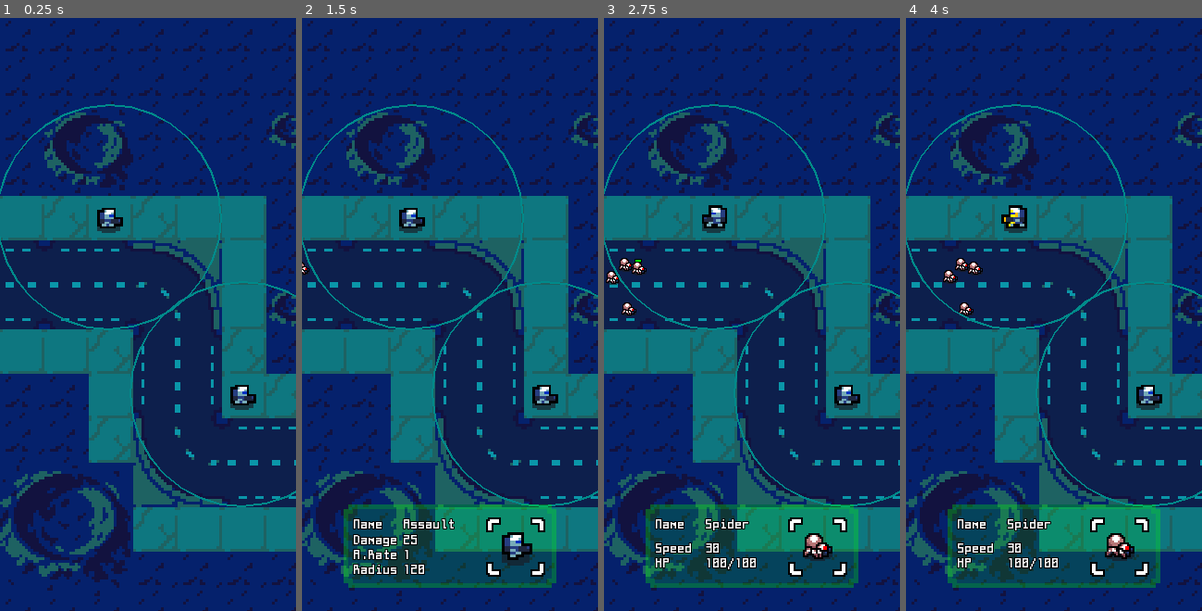
Above: before the commit, frames 1-4 (left to right).
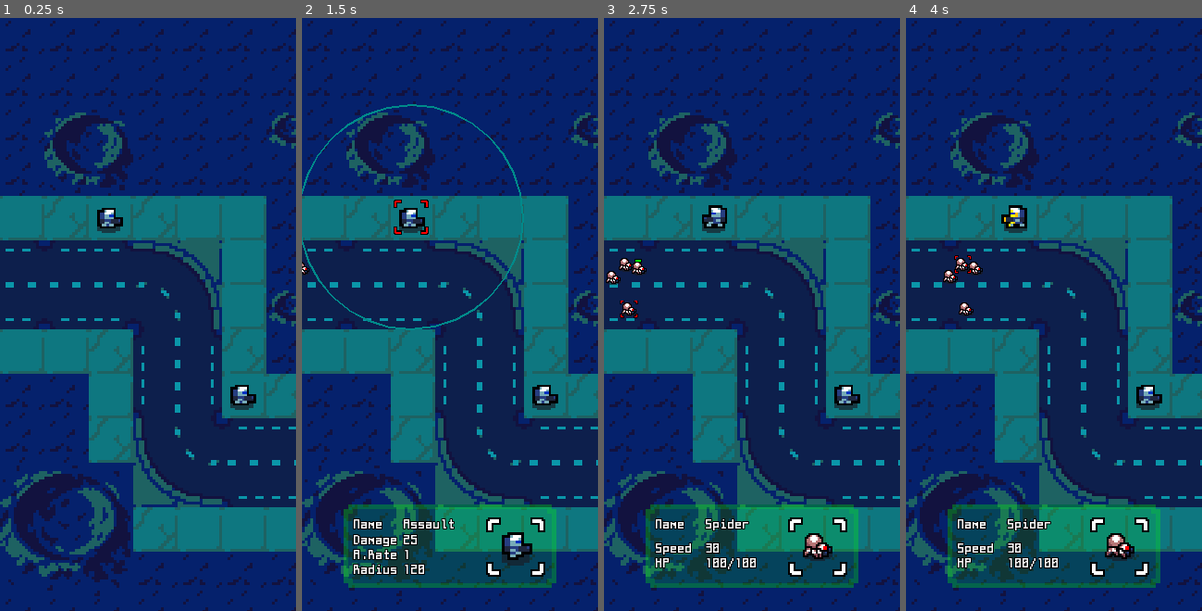
Above: after the commit, the same moments.

Repository: UnknownNPC/RoboTD
Game: Godot game, scene res://scenes/Main.tscn
Same seed, same stepped clock (60 frames per second), same inputs: the game is played once before the commit and once after it.
Inputs (mouse positions are in pixels of both pictures, inside the frame that each line leads up to):
- Up to frame 1 (0.25 s): no input
- Up to frame 2 (1.5 s): move the mouse to (544, 391) at 0.52 s; click (544, 391) at 0.67 s; move the mouse to (411, 219) at 1.27 s; click (411, 219) at 1.42 s
- Up to frame 3 (2.75 s): move the mouse to (606, 308) at 2.02 s; click (606, 308) at 2.17 s
- Up to frame 4 (4 s): move the mouse to (941, 267) at 2.77 s; click (941, 267) at 2.92 s; move the mouse to (950, 267) at 3.52 s; click (950, 267) at 3.67 s

The runs differ from the first frame. In frame 1, 1.1% of the frame differs, in the area x 0-100%, y 14-83%; in frame 2, 0.6%; in frame 3, 1.1%; in frame 4, 1.1%.

Commit message:
Refactoring

Diff:
--- a/project.godot
+++ b/project.godot
@@ -13,6 +13,10 @@
 config/name="RoboTD"
 run/main_scene="res://scenes/Main.tscn"
 config/icon="res://icon.png"
+
+[autoload]
+
+Utils="*res://scripts/Utils.gd"
 
 [display]
 
--- /dev/null
+++ b/scenes/UI/ClickArea.tscn
@@ -0,0 +1,75 @@
+[gd_scene load_steps=3 format=2]
+
+[ext_resource path="res://tiles/UI/rect/selection-cursor.png" type="Texture" id=1]
+
+[sub_resource type="TileSet" id=1]
+1/name = "selection-cursor.png 1"
+1/texture = ExtResource( 1 )
+1/tex_offset = Vector2( 0, 0 )
+1/modulate = Color( 1, 1, 1, 1 )
+1/region = Rect2( 32, 0, 8, 8 )
+1/tile_mode = 0
+1/occluder_offset = Vector2( 0, 0 )
+1/navigation_offset = Vector2( 0, 0 )
+1/shape_offset = Vector2( 0, 0 )
+1/shape_transform = Transform2D( 1, 0, 0, 1, 0, 0 )
+1/shape_one_way = false
+1/shape_one_way_margin = 0.0
+1/shapes = [  ]
+1/z_index = 0
+2/name = "selection-cursor.png 2"
+2/texture = ExtResource( 1 )
+2/tex_offset = Vector2( 0, 0 )
+2/modulate = Color( 1, 1, 1, 1 )
+2/region = Rect2( 40, 0, 8, 8 )
+2/tile_mode = 0
+2/occluder_offset = Vector2( 0, 0 )
+2/navigation_offset = Vector2( 0, 0 )
+2/shape_offset = Vector2( 0, 0 )
+2/shape_transform = Transform2D( 1, 0, 0, 1, 0, 0 )
+2/shape_one_way = false
+2/shape_one_way_margin = 0.0
+2/shapes = [  ]
+2/z_index = 0
+3/name = "selection-cursor.png 3"
+3/texture = ExtResource( 1 )
+3/tex_offset = Vector2( 0, 0 )
+3/modulate = Color( 1, 1, 1, 1 )
+3/region = Rect2( 48, 0, 8, 8 )
+3/tile_mode = 0
+3/occluder_offset = Vector2( 0, 0 )
+3/navigation_offset = Vector2( 0, 0 )
+3/shape_offset = Vector2( 0, 0 )
+3/shape_transform = Transform2D( 1, 0, 0, 1, 0, 0 )
+3/shape_one_way = false
+3/shape_one_way_margin = 0.0
+3/shapes = [  ]
+3/z_index = 0
+4/name = "selection-cursor.png 4"
+4/texture = ExtResource( 1 )
+4/tex_offset = Vector2( 0, 0 )
+4/modulate = Color( 1, 1, 1, 1 )
+4/region = Rect2( 56, 0, 8, 8 )
+4/tile_mode = 0
+4/occluder_offset = Vector2( 0, 0 )
+4/navigation_offset = Vector2( 0, 0 )
+4/shape_offset = Vector2( 0, 0 )
+4/shape_transform = Transform2D( 1, 0, 0, 1, 0, 0 )
+4/shape_one_way = false
+4/shape_one_way_margin = 0.0
+4/shapes = [  ]
+4/z_index = 0
+
+[node name="ClickArea" type="Area2D"]
+
+[node name="Collision" type="CollisionShape2D" parent="."]
+
+[node name="Select" type="TileMap" parent="."]
+visible = false
+scale = Vector2( 2, 2 )
+tile_set = SubResource( 1 )
+cell_size = Vector2( 8, 8 )
+format = 1
+tile_data = PoolIntArray( -65538, 1, 0, -131071, 2, 0, 131070, 3, 0, 65537, 4, 0 )
+
+[connection signal="input_event" from="." to="." method="_on_ClickArea_input_event"]
--- a/scenes/enemies/BaseEnemy.tscn
+++ b/scenes/enemies/BaseEnemy.tscn
@@ -1,9 +1,10 @@
-[gd_scene load_steps=3 format=2]
+[gd_scene load_steps=4 format=2]
 
 [ext_resource path="res://scripts/BaseEnemy.gd" type="Script" id=1]
+[ext_resource path="res://scenes/UI/ClickArea.tscn" type="PackedScene" id=2]
 [ext_resource path="res://scenes/EnemyHealthBar.tscn" type="PackedScene" id=16]
 
-[node name="BaseEnemy" type="Node2D" groups=["enemies"]]
+[node name="BaseEnemy" type="Node2D" groups=["enemies", "selectable"]]
 script = ExtResource( 1 )
 unitName = "EnemyName"
 
@@ -16,9 +17,7 @@
 [node name="DeadBodyRelease" type="Timer" parent="."]
 wait_time = 5.0
 
-[node name="ClickArea" type="Area2D" parent="."]
-
-[node name="Shape" type="CollisionShape2D" parent="ClickArea"]
+[node name="ClickArea" parent="." instance=ExtResource( 2 )]
 
 [connection signal="timeout" from="DeadBodyRelease" to="." method="_on_DeadBodyRelease_timeout"]
 [connection signal="input_event" from="ClickArea" to="." method="_on_ClickArea_input_event"]
--- a/scenes/enemies/SpiderAnimation.tres
+++ b/scenes/enemies/SpiderAnimation.tres
@@ -22,23 +22,23 @@
 "name": "idle",
 "speed": 7.0
 }, {
-"frames": [ ExtResource( 2 ) ],
-"loop": false,
-"name": "die",
-"speed": 5.0
-}, {
 "frames": [ ExtResource( 8 ), ExtResource( 10 ) ],
 "loop": true,
 "name": "fire",
-"speed": 7.0
-}, {
-"frames": [ ExtResource( 14 ), ExtResource( 9 ), ExtResource( 6 ), ExtResource( 11 ) ],
-"loop": true,
-"name": "walk",
 "speed": 7.0
 }, {
 "frames": [ ExtResource( 13 ), ExtResource( 4 ), ExtResource( 5 ), ExtResource( 3 ), ExtResource( 12 ) ],
 "loop": true,
 "name": "malee",
 "speed": 7.0
+}, {
+"frames": [ ExtResource( 2 ) ],
+"loop": false,
+"name": "die",
+"speed": 5.0
+}, {
+"frames": [ ExtResource( 14 ), ExtResource( 9 ), ExtResource( 6 ), ExtResource( 11 ) ],
+"loop": true,
+"name": "walk",
+"speed": 7.0
 } ]
--- a/scenes/enemies/SpiderEnemy.tscn
+++ b/scenes/enemies/SpiderEnemy.tscn
@@ -1,11 +1,8 @@
-[gd_scene load_steps=5 format=2]
+[gd_scene load_steps=4 format=2]
 
 [ext_resource path="res://scenes/enemies/BaseEnemy.tscn" type="PackedScene" id=1]
 [ext_resource path="res://scenes/enemies/SpiderAnimation.tres" type="SpriteFrames" id=2]
 [ext_resource path="res://scripts/SpiderEnemy.gd" type="Script" id=3]
-
-[sub_resource type="CircleShape2D" id=1]
-radius = 8.0
 
 [node name="SpiderEnemy" instance=ExtResource( 1 )]
 script = ExtResource( 3 )
@@ -17,6 +14,3 @@
 
 [node name="DeadBodyRelease" parent="." index="2"]
 wait_time = 10.0
-
-[node name="Shape" parent="ClickArea" index="0"]
-shape = SubResource( 1 )
--- a/scenes/towers/AssaultAnimation.tres
+++ b/scenes/towers/AssaultAnimation.tres
@@ -27,19 +27,19 @@
 "name": "idle",
 "speed": 5.0
 }, {
+"frames": [ ExtResource( 7 ), ExtResource( 18 ), ExtResource( 17 ) ],
+"loop": true,
+"name": "hit",
+"speed": 5.0
+}, {
 "frames": [ ExtResource( 5 ), ExtResource( 12 ) ],
 "loop": false,
 "name": "fire",
 "speed": 5.0
 }, {
-"frames": [ ExtResource( 15 ), ExtResource( 16 ) ],
+"frames": [ ExtResource( 9 ), ExtResource( 3 ), ExtResource( 6 ) ],
 "loop": true,
-"name": "walk",
-"speed": 5.0
-}, {
-"frames": [ ExtResource( 7 ), ExtResource( 18 ), ExtResource( 17 ) ],
-"loop": true,
-"name": "hit",
+"name": "throw",
 "speed": 5.0
 }, {
 "frames": [ ExtResource( 1 ), ExtResource( 4 ) ],
@@ -52,8 +52,8 @@
 "name": "death",
 "speed": 5.0
 }, {
-"frames": [ ExtResource( 9 ), ExtResource( 3 ), ExtResource( 6 ) ],
+"frames": [ ExtResource( 15 ), ExtResource( 16 ) ],
 "loop": true,
-"name": "throw",
+"name": "walk",
 "speed": 5.0
 } ]
--- a/scenes/towers/AssaultTower.tscn
+++ b/scenes/towers/AssaultTower.tscn
@@ -1,11 +1,8 @@
-[gd_scene load_steps=5 format=2]
+[gd_scene load_steps=4 format=2]
 
 [ext_resource path="res://scenes/towers/BaseTower.tscn" type="PackedScene" id=1]
 [ext_resource path="res://scripts/AssaultTower.gd" type="Script" id=2]
 [ext_resource path="res://scenes/towers/AssaultAnimation.tres" type="SpriteFrames" id=3]
-
-[sub_resource type="CircleShape2D" id=1]
-radius = 18.0
 
 [node name="AssaultTower" instance=ExtResource( 1 )]
 script = ExtResource( 2 )
@@ -14,6 +11,3 @@
 
 [node name="Animation" parent="." index="0"]
 frames = ExtResource( 3 )
-
-[node name="Shape" parent="ClickArea" index="0"]
-shape = SubResource( 1 )
--- a/scenes/towers/BaseTower.tscn
+++ b/scenes/towers/BaseTower.tscn
@@ -1,9 +1,9 @@
-[gd_scene load_steps=2 format=2]
+[gd_scene load_steps=3 format=2]
 
 [ext_resource path="res://scripts/BaseTower.gd" type="Script" id=1]
+[ext_resource path="res://scenes/UI/ClickArea.tscn" type="PackedScene" id=2]
 
-[node name="BaseTower" type="Node2D" groups=["towers"]]
-position = Vector2( 175, 339 )
+[node name="BaseTower" type="Node2D" groups=["selectable", "towers"]]
 script = ExtResource( 1 )
 
 [node name="Animation" type="AnimatedSprite" parent="."]
@@ -12,9 +12,7 @@
 
 [node name="AttackTimer" type="Timer" parent="."]
 
-[node name="ClickArea" type="Area2D" parent="."]
-
-[node name="Shape" type="CollisionShape2D" parent="ClickArea"]
+[node name="ClickArea" parent="." instance=ExtResource( 2 )]
 
 [connection signal="timeout" from="AttackTimer" to="." method="_on_AttackTimer_timeout"]
 [connection signal="input_event" from="ClickArea" to="." method="_on_ClickArea_input_event"]
--- a/scripts/AssaultTower.gd
+++ b/scripts/AssaultTower.gd
@@ -9,6 +9,12 @@
 func _ready():
 	attackTimer.wait_time = attackCooldown
 	animation.animation = "idle"
+	clickAreaBorder.scale = Vector2(1.2, 1.2)
+
+	var clickShape = CircleShape2D.new()
+	clickShape.set_radius(16)
+	clickAreaShape.set_shape(clickShape)
+
 
 func _process(delta):
 
--- a/scripts/BaseEnemy.gd
+++ b/scripts/BaseEnemy.gd
@@ -12,6 +12,9 @@
 onready var heathBar = $HealthBar
 onready var animation = $Animation
 onready var deadBodyRelease = $DeadBodyRelease
+
+onready var clickAreaBorder = $ClickArea/Select
+onready var clickAreaShape = $ClickArea/Collision
 
 func _ready():
 	animation.animation = "walk"
@@ -31,3 +34,5 @@
 func _on_ClickArea_input_event(viewport, event, shape_idx):
 	if (event.is_pressed()):
 		emit_signal("enemyClicked", self)
+		$"/root/Utils".cleanupMouseSelection()
+		clickAreaBorder.visible = true
--- a/scripts/BaseTower.gd
+++ b/scripts/BaseTower.gd
@@ -6,16 +6,23 @@
 export (float) var attackCooldown = 1.0
 export (String) var unitName
 
-var attackRadiusCircleScene = load("res://scenes/AttackRadiusCircle.tscn")
+onready var clickAreaBorder = $ClickArea/Select
+onready var clickAreaShape = $ClickArea/Collision
+
+var attackRadiusCircleScene = preload("res://scenes/AttackRadiusCircle.tscn")
+var attackRadiusIntance
 
 signal towerClicked(tower)
 
 func _ready():
-	var attackRadiusIntance = attackRadiusCircleScene.instance()
+	attackRadiusIntance = attackRadiusCircleScene.instance()
 	attackRadiusIntance.attackRadius = attackRadius
+	attackRadiusIntance.visible = false
 	add_child(attackRadiusIntance)
-
 
 func _on_ClickArea_input_event(viewport, event, shape_idx):
 	if (event.is_pressed()):
 		emit_signal("towerClicked", self)
+		$"/root/Utils".cleanupMouseSelection()
+		clickAreaBorder.visible = true
+		attackRadiusIntance.visible = true
--- a/scripts/SpiderEnemy.gd
+++ b/scripts/SpiderEnemy.gd
@@ -1 +1,8 @@
 extends "res://scripts/BaseEnemy.gd"
+
+func _ready():
+	clickAreaBorder.scale = Vector2(0.6, 0.6)
+
+	var clickShape = CircleShape2D.new()
+	clickShape.set_radius(10)
+	clickAreaShape.set_shape(clickShape)
--- /dev/null
+++ b/scripts/Utils.gd
@@ -0,0 +1,8 @@
+extends Node
+
+func cleanupMouseSelection():
+	var allSelectable = get_tree().get_nodes_in_group("selectable")
+	for selectable in allSelectable:
+		selectable.clickAreaBorder.visible = false
+		if "attackRadiusIntance" in selectable:
+			selectable.attackRadiusIntance.visible = false
--- a/scripts/WaveSpawner.gd
+++ b/scripts/WaveSpawner.gd
@@ -11,10 +11,9 @@
 var currentEnemyInfo = null
 
 func _ready():
-
 	var allTowers = get_tree().get_nodes_in_group("towers")
 	for tower in allTowers:
-		tower.connect("towerClicked", self, "_towerClicked")
+		tower.connect("towerClicked", self, "_elementClicked")
 
 	var rawEnemy = load(enemyUrl)
 
@@ -26,7 +25,7 @@
 		var lerpY = lerp(-30, 30, randf())
 
 		var enemy = rawEnemy.instance()
-		enemy.connect("enemyClicked", self, "_enemyClicked")
+		enemy.connect("enemyClicked", self, "_elementClicked")
 
 		var new_follow = PathFollow2D.new()
 		new_follow.rotate = false
@@ -56,15 +55,12 @@
 				if follow.unit_offset >= 1:
 					follow.queue_free()
 
-func _enemyClicked(enemy):
+func _elementClicked(entity):
 	if (is_instance_valid(currentEnemyInfo)):
 		currentEnemyInfo.queue_free()
-	currentEnemyInfo = _addInfoUI(enemy, enemyInfoUrl)
-
-func _towerClicked(tower):
-	if (is_instance_valid(currentEnemyInfo)):
-		currentEnemyInfo.queue_free()
-	currentEnemyInfo = _addInfoUI(tower, towerInfoUrl)
+	var isEnemy = entity.is_in_group("enemies")
+	var url = enemyInfoUrl if isEnemy else towerInfoUrl
+	currentEnemyInfo = _addInfoUI(entity, url)
 
 func _addInfoUI(entity, sceneUrl):
 	var infoIU = load(sceneUrl).instance()
